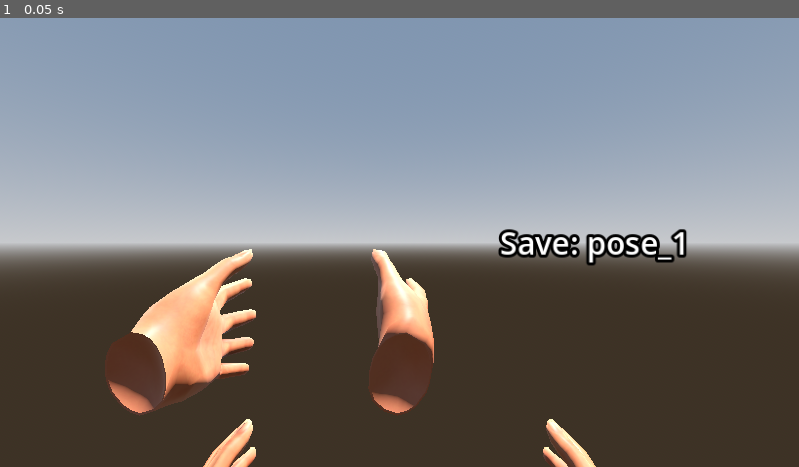
Above: before the commit, frame 1.
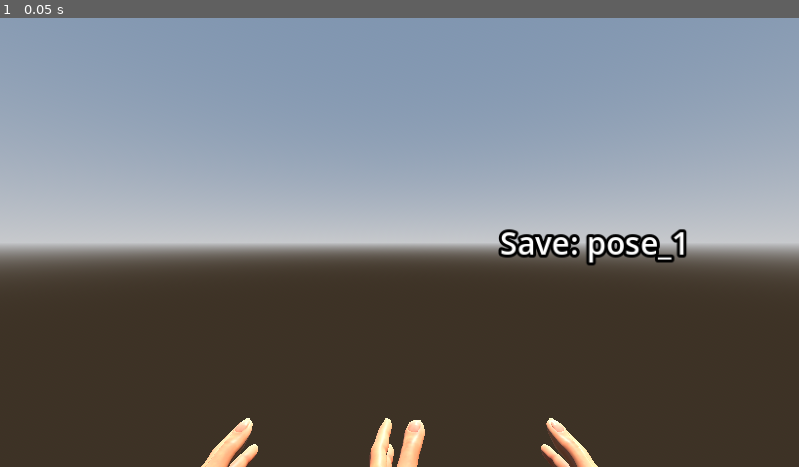
Above: after the commit, the same moment.

Repository: Malcolmnixon/HandPoseCapture
Game: Godot game, scene res://capture.tscn
The game is run twice, just before and just after one commit, with the same random seed, the same clock (stepped at 60 frames per second) and the same inputs.
Inputs:
- Up to frame 1 (0.05 s): no input

The runs differ from the first frame. In frame 1, 5.1% of the frame differs, in the area x 13-75%, y 51-100%.

Commit message:
Switched to improved hand models rigged closer to the OpenXR skeleton.

Diff:
--- /dev/null
+++ b/bone_render.gd
@@ -0,0 +1,28 @@
+extends Node
+
+
+# Called when the node enters the scene tree for the first time.
+func _ready():
+	_add_bones.call_deferred()
+
+func _add_bones() -> void:
+	var mesh_resource := CylinderMesh.new()
+	mesh_resource.rings = 1
+	mesh_resource.radial_segments = 4
+	mesh_resource.bottom_radius = 0.004
+	mesh_resource.top_radius = 0.002
+	mesh_resource.height = 0.02
+
+	var skeleton : Skeleton3D = get_parent()
+	var bones = skeleton.get_bone_count();
+	for b in bones:
+		var bone_name := skeleton.get_bone_name(b)
+		var attachment := BoneAttachment3D.new()
+		skeleton.add_child(attachment)
+		attachment.bone_name = bone_name
+
+		var mesh := MeshInstance3D.new()
+		mesh.mesh = mesh_resource
+		mesh.rotate_x(-PI/2)
+		mesh.position.z = -0.01
+		attachment.add_child(mesh)
--- /dev/null
+++ b/bone_render.tscn
@@ -0,0 +1,6 @@
+[gd_scene load_steps=2 format=3 uid="uid://cc4asixnwb1ir"]
+
+[ext_resource type="Script" path="res://bone_render.gd" id="1_4bj32"]
+
+[node name="BoneRender" type="Node"]
+script = ExtResource("1_4bj32")
--- a/capture.gd
+++ b/capture.gd
@@ -2,7 +2,7 @@
 
 
 @onready var _hand : Node3D = %LeftHand
-@onready var _skeleton : Skeleton3D = %LeftHand/LeftHandOpenXR/Skeleton3D
+@onready var _skeleton : Skeleton3D = %LeftHand/LeftHand/Skeleton3D
 @onready var _left_mirror : Node3D = %LeftMirrorHand
 @onready var _right_mirror : Node3D = %RightMirrorHand
 @onready var _left_player : AnimationPlayer = %LeftMirrorHand/AnimationPlayer
@@ -39,9 +39,9 @@
 
 func _process(delta : float) -> void:
 	# Update the mirror hands
-	_left_mirror.global_position = _hand.global_position + Vector3(0.0, 0.2, 0.0)
+	_left_mirror.global_position = _hand.global_position + Vector3(0.2, 0, 0.0)
 	_left_mirror.global_rotation = _hand.global_rotation
-	_right_mirror.global_position = _hand.global_position + Vector3(0.2, 0.2, 0.0)
+	_right_mirror.global_position = _hand.global_position + Vector3(0.4, 0.0, 0.0)
 	_right_mirror.global_rotation = _hand.global_rotation * Basis(Vector3.LEFT, PI)
 
 	# Copy the animation bones
--- a/capture.tscn
+++ b/capture.tscn
@@ -18,8 +18,8 @@
 ambient_light_color = Color(0.254902, 0.254902, 0.254902, 1)
 tonemap_mode = 2
 
-[sub_resource type="SphereShape3D" id="SphereShape3D_ld70x"]
-radius = 0.01
+[sub_resource type="SphereShape3D" id="SphereShape3D_0rcsk"]
+radius = 0.008
 
 [sub_resource type="BoxShape3D" id="BoxShape3D_gyky5"]
 size = Vector3(0.4, 0.1, 0.1)
@@ -41,43 +41,205 @@
 
 [node name="OpenXRHandLeft" type="OpenXRHand" parent="XROrigin3D"]
 transform = Transform3D(1, 0, 0, 0, 1, 0, 0, 0, 1, -0.2, 1.2, -0.3)
-hand_skeleton = NodePath("LeftHand/LeftHandOpenXR/Skeleton3D")
+hand_skeleton = NodePath("LeftHand/LeftHand/Skeleton3D")
 
 [node name="LeftHand" parent="XROrigin3D/OpenXRHandLeft" instance=ExtResource("1_1qkar")]
 unique_name_in_owner = true
+
+[node name="Skeleton3D" parent="XROrigin3D/OpenXRHandLeft/LeftHand/LeftHand" index="0"]
+bones/0/rotation = Quaternion(0.0839701, 0.0773095, 0.701722, 0.703248)
+bones/0/scale = Vector3(1, 1, 1)
+bones/3/rotation = Quaternion(-0.0104203, 0.00615695, 0.0212979, 0.9997)
+bones/4/scale = Vector3(1, 1, 1)
+bones/5/rotation = Quaternion(0.00160222, 0.0287769, 0.000214181, 0.999585)
+bones/5/scale = Vector3(1, 1, 1)
+bones/6/rotation = Quaternion(0.130749, -0.00369808, -0.0163225, 0.991274)
+bones/6/scale = Vector3(1, 1, 1)
+bones/7/rotation = Quaternion(-0.0674749, -0.0828272, 0.00931224, 0.994233)
+bones/7/scale = Vector3(1, 1, 1)
+bones/8/rotation = Quaternion(-0.164417, 0.000234538, 0.01357, 0.986298)
+bones/8/scale = Vector3(1, 1, 1)
+bones/9/rotation = Quaternion(-0.0714173, 0.00126853, 0.00485688, 0.997434)
+bones/9/scale = Vector3(1, 1, 1)
+bones/10/rotation = Quaternion(0.0189289, -0.00721003, -0.00016213, 0.999795)
+bones/11/rotation = Quaternion(0.113847, -0.00374325, -0.00218375, 0.993489)
+bones/11/scale = Vector3(1, 1, 1)
+bones/12/rotation = Quaternion(-0.0949667, 0.0709563, -0.00560957, 0.992933)
+bones/12/scale = Vector3(1, 1, 1)
+bones/13/rotation = Quaternion(-0.119912, -0.051773, -0.00703405, 0.991409)
+bones/13/scale = Vector3(1, 1, 1)
+bones/14/rotation = Quaternion(-0.0301896, 0.00969545, 0.00218391, 0.999495)
+bones/14/scale = Vector3(1, 1, 1)
+bones/15/rotation = Quaternion(0.0303941, 0.0229957, 0.000260552, 0.999273)
+bones/15/scale = Vector3(1, 1, 1)
+bones/16/rotation = Quaternion(0.0928977, 0.0132687, 0.0234353, 0.995311)
+bones/16/scale = Vector3(1, 1, 1)
+bones/17/rotation = Quaternion(-0.0521302, 0.10961, -0.00824514, 0.992573)
+bones/17/scale = Vector3(1, 1, 1)
+bones/18/rotation = Quaternion(-0.129236, -0.0132663, -0.0150673, 0.991411)
+bones/18/scale = Vector3(1, 1, 1)
+bones/19/rotation = Quaternion(-0.0540193, 0.0153477, -0.00351886, 0.998416)
+bones/20/rotation = Quaternion(0.0147574, -0.00522094, -0.00106962, 0.999877)
+bones/20/scale = Vector3(1, 1, 1)
+bones/21/rotation = Quaternion(0.0601629, 0.124765, 0.0870654, 0.986526)
+bones/21/scale = Vector3(1, 1, 1)
+bones/22/rotation = Quaternion(-0.053445, 0.0682277, -0.0120472, 0.996164)
+bones/22/scale = Vector3(1, 1, 1)
+bones/23/rotation = Quaternion(-0.141914, -0.00336661, -0.0268209, 0.98951)
+bones/23/scale = Vector3(1, 1, 1)
+bones/24/rotation = Quaternion(-0.077732, 0.00274803, -0.0102438, 0.996918)
+bones/24/scale = Vector3(1, 1, 1)
+bones/25/rotation = Quaternion(0.0263803, 0.00406559, -0.00200382, 0.999642)
 
 [node name="OpenXRHandRight" type="OpenXRHand" parent="XROrigin3D"]
 transform = Transform3D(1, 0, 0, 0, 1, 0, 0, 0, 1, 0.2, 1.2, -0.3)
 hand = 1
-hand_skeleton = NodePath("right_hand/RightHandOpenXR/Skeleton3D")
+hand_skeleton = NodePath("right_hand/RightHand/Skeleton3D")
 
 [node name="right_hand" parent="XROrigin3D/OpenXRHandRight" instance=ExtResource("3_jvb0t")]
 
-[node name="BoneAttachment3D" type="BoneAttachment3D" parent="XROrigin3D/OpenXRHandRight/right_hand/RightHandOpenXR/Skeleton3D" index="1"]
-transform = Transform3D(-0.0190381, 0.919474, 0.392689, -0.993227, 0.027632, -0.112853, -0.114616, -0.392178, 0.912721, 0.014773, 0.044943, -0.118613)
+[node name="Skeleton3D" parent="XROrigin3D/OpenXRHandRight/right_hand/RightHand" index="0"]
+bones/0/rotation = Quaternion(0.083841, -0.077446, -0.700941, 0.704028)
+bones/1/rotation = Quaternion(-0.114036, -0.00369352, -0.00227811, 0.993467)
+bones/2/rotation = Quaternion(0.063558, 0.311401, 0.506949, 0.801244)
+bones/3/rotation = Quaternion(-0.0095087, -0.00749192, -0.0173324, 0.999777)
+bones/3/scale = Vector3(1, 1, 1)
+bones/4/rotation = Quaternion(-0.0281105, -0.00593785, -0.00310056, 0.999582)
+bones/4/scale = Vector3(1, 1, 1)
+bones/5/rotation = Quaternion(0.00476138, -0.0284252, 0.0167085, 0.999445)
+bones/6/rotation = Quaternion(0.130757, 0.00346249, 0.018093, 0.991243)
+bones/6/scale = Vector3(1, 1, 1)
+bones/7/rotation = Quaternion(-0.0664397, 0.0836604, -0.000510876, 0.994277)
+bones/8/rotation = Quaternion(-0.164413, -0.00135897, -0.0412873, 0.985526)
+bones/9/rotation = Quaternion(-0.0712833, -0.00456275, -0.0160088, 0.997317)
+bones/10/rotation = Quaternion(0.0184897, 0.00827189, 0.000775053, 0.999795)
+bones/11/rotation = Quaternion(0.113852, 0.0036152, 0.00328713, 0.993486)
+bones/12/rotation = Quaternion(-0.0948665, -0.0710892, 0.00199858, 0.992946)
+bones/13/rotation = Quaternion(-0.119884, 0.0518355, 0.0125683, 0.991354)
+bones/14/rotation = Quaternion(-0.0302823, -0.00940321, 0.00139887, 0.999496)
+bones/14/scale = Vector3(1, 1, 1)
+bones/15/rotation = Quaternion(0.0300118, -0.0234926, 0.00293031, 0.999269)
+bones/15/scale = Vector3(1, 1, 1)
+bones/16/rotation = Quaternion(0.0929312, -0.0130127, -0.0261891, 0.995243)
+bones/16/scale = Vector3(1, 1, 1)
+bones/17/rotation = Quaternion(-0.0509011, -0.110185, 0.00262864, 0.992603)
+bones/18/rotation = Quaternion(-0.129077, 0.0147167, 0.0429024, 0.990597)
+bones/19/rotation = Quaternion(-0.0547822, -0.012349, 0.0193055, 0.998235)
+bones/19/scale = Vector3(1, 1, 1)
+bones/20/rotation = Quaternion(0.0150693, 0.00423738, -0.00391627, 0.99987)
+bones/21/rotation = Quaternion(0.0617277, -0.123994, -0.0995599, 0.985344)
+bones/21/scale = Vector3(1, 1, 1)
+bones/23/rotation = Quaternion(-0.141476, 0.0116083, 0.0721057, 0.987244)
+bones/23/scale = Vector3(1, 1, 1)
+bones/24/rotation = Quaternion(-0.0774515, 0.00713446, 0.0334278, 0.99641)
+bones/25/rotation = Quaternion(0.0255153, -0.00783815, -0.00331429, 0.999638)
+
+[node name="BoneAttachment3D" type="BoneAttachment3D" parent="XROrigin3D/OpenXRHandRight/right_hand/RightHand/Skeleton3D" index="1"]
+transform = Transform3D(-0.0468709, 0.949524, 0.310175, -0.986027, 0.00571127, -0.166484, -0.159852, -0.313644, 0.935989, 0.0173011, 0.0413053, -0.122494)
 bone_name = "Index_Tip_R"
-bone_idx = 9
-
-[node name="Area3D" type="Area3D" parent="XROrigin3D/OpenXRHandRight/right_hand/RightHandOpenXR/Skeleton3D/BoneAttachment3D"]
-
-[node name="CollisionShape3D" type="CollisionShape3D" parent="XROrigin3D/OpenXRHandRight/right_hand/RightHandOpenXR/Skeleton3D/BoneAttachment3D/Area3D"]
-shape = SubResource("SphereShape3D_ld70x")
+bone_idx = 10
+
+[node name="Area3D" type="Area3D" parent="XROrigin3D/OpenXRHandRight/right_hand/RightHand/Skeleton3D/BoneAttachment3D"]
+
+[node name="CollisionShape3D" type="CollisionShape3D" parent="XROrigin3D/OpenXRHandRight/right_hand/RightHand/Skeleton3D/BoneAttachment3D/Area3D"]
+shape = SubResource("SphereShape3D_0rcsk")
 
 [node name="LeftMirrorHand" type="Node3D" parent="."]
 unique_name_in_owner = true
 
 [node name="left_hand" parent="LeftMirrorHand" instance=ExtResource("1_1qkar")]
 
+[node name="Skeleton3D" parent="LeftMirrorHand/left_hand/LeftHand" index="0"]
+bones/0/rotation = Quaternion(0.0839701, 0.0773095, 0.701722, 0.703248)
+bones/0/scale = Vector3(1, 1, 1)
+bones/3/rotation = Quaternion(-0.0104203, 0.00615695, 0.0212979, 0.9997)
+bones/4/scale = Vector3(1, 1, 1)
+bones/5/rotation = Quaternion(0.00160222, 0.0287769, 0.000214181, 0.999585)
+bones/5/scale = Vector3(1, 1, 1)
+bones/6/rotation = Quaternion(0.130749, -0.00369808, -0.0163225, 0.991274)
+bones/6/scale = Vector3(1, 1, 1)
+bones/7/rotation = Quaternion(-0.0674749, -0.0828272, 0.00931224, 0.994233)
+bones/7/scale = Vector3(1, 1, 1)
+bones/8/rotation = Quaternion(-0.164417, 0.000234538, 0.01357, 0.986298)
+bones/8/scale = Vector3(1, 1, 1)
+bones/9/rotation = Quaternion(-0.0714173, 0.00126853, 0.00485688, 0.997434)
+bones/9/scale = Vector3(1, 1, 1)
+bones/10/rotation = Quaternion(0.0189289, -0.00721003, -0.00016213, 0.999795)
+bones/11/rotation = Quaternion(0.113847, -0.00374325, -0.00218375, 0.993489)
+bones/11/scale = Vector3(1, 1, 1)
+bones/12/rotation = Quaternion(-0.0949667, 0.0709563, -0.00560957, 0.992933)
+bones/12/scale = Vector3(1, 1, 1)
+bones/13/rotation = Quaternion(-0.119912, -0.051773, -0.00703405, 0.991409)
+bones/13/scale = Vector3(1, 1, 1)
+bones/14/rotation = Quaternion(-0.0301896, 0.00969545, 0.00218391, 0.999495)
+bones/14/scale = Vector3(1, 1, 1)
+bones/15/rotation = Quaternion(0.0303941, 0.0229957, 0.000260552, 0.999273)
+bones/15/scale = Vector3(1, 1, 1)
+bones/16/rotation = Quaternion(0.0928977, 0.0132687, 0.0234353, 0.995311)
+bones/16/scale = Vector3(1, 1, 1)
+bones/17/rotation = Quaternion(-0.0521302, 0.10961, -0.00824514, 0.992573)
+bones/17/scale = Vector3(1, 1, 1)
+bones/18/rotation = Quaternion(-0.129236, -0.0132663, -0.0150673, 0.991411)
+bones/18/scale = Vector3(1, 1, 1)
+bones/19/rotation = Quaternion(-0.0540193, 0.0153477, -0.00351886, 0.998416)
+bones/20/rotation = Quaternion(0.0147574, -0.00522094, -0.00106962, 0.999877)
+bones/20/scale = Vector3(1, 1, 1)
+bones/21/rotation = Quaternion(0.0601629, 0.124765, 0.0870654, 0.986526)
+bones/21/scale = Vector3(1, 1, 1)
+bones/22/rotation = Quaternion(-0.053445, 0.0682277, -0.0120472, 0.996164)
+bones/22/scale = Vector3(1, 1, 1)
+bones/23/rotation = Quaternion(-0.141914, -0.00336661, -0.0268209, 0.98951)
+bones/23/scale = Vector3(1, 1, 1)
+bones/24/rotation = Quaternion(-0.077732, 0.00274803, -0.0102438, 0.996918)
+bones/24/scale = Vector3(1, 1, 1)
+bones/25/rotation = Quaternion(0.0263803, 0.00406559, -0.00200382, 0.999642)
+
 [node name="AnimationPlayer" type="AnimationPlayer" parent="LeftMirrorHand"]
-root_node = NodePath("../left_hand/LeftHandOpenXR/Skeleton3D")
+root_node = NodePath("../left_hand/LeftHand/Skeleton3D")
 
 [node name="RightMirrorHand" type="Node3D" parent="."]
 unique_name_in_owner = true
 
 [node name="right_hand" parent="RightMirrorHand" instance=ExtResource("3_jvb0t")]
 
+[node name="Skeleton3D" parent="RightMirrorHand/right_hand/RightHand" index="0"]
+bones/0/rotation = Quaternion(0.083841, -0.077446, -0.700941, 0.704028)
+bones/1/rotation = Quaternion(-0.114036, -0.00369352, -0.00227811, 0.993467)
+bones/2/rotation = Quaternion(0.063558, 0.311401, 0.506949, 0.801244)
+bones/3/rotation = Quaternion(-0.0095087, -0.00749192, -0.0173324, 0.999777)
+bones/3/scale = Vector3(1, 1, 1)
+bones/4/rotation = Quaternion(-0.0281105, -0.00593785, -0.00310056, 0.999582)
+bones/4/scale = Vector3(1, 1, 1)
+bones/5/rotation = Quaternion(0.00476138, -0.0284252, 0.0167085, 0.999445)
+bones/6/rotation = Quaternion(0.130757, 0.00346249, 0.018093, 0.991243)
+bones/6/scale = Vector3(1, 1, 1)
+bones/7/rotation = Quaternion(-0.0664397, 0.0836604, -0.000510876, 0.994277)
+bones/8/rotation = Quaternion(-0.164413, -0.00135897, -0.0412873, 0.985526)
+bones/9/rotation = Quaternion(-0.0712833, -0.00456275, -0.0160088, 0.997317)
+bones/10/rotation = Quaternion(0.0184897, 0.00827189, 0.000775053, 0.999795)
+bones/11/rotation = Quaternion(0.113852, 0.0036152, 0.00328713, 0.993486)
+bones/12/rotation = Quaternion(-0.0948665, -0.0710892, 0.00199858, 0.992946)
+bones/13/rotation = Quaternion(-0.119884, 0.0518355, 0.0125683, 0.991354)
+bones/14/rotation = Quaternion(-0.0302823, -0.00940321, 0.00139887, 0.999496)
+bones/14/scale = Vector3(1, 1, 1)
+bones/15/rotation = Quaternion(0.0300118, -0.0234926, 0.00293031, 0.999269)
+bones/15/scale = Vector3(1, 1, 1)
+bones/16/rotation = Quaternion(0.0929312, -0.0130127, -0.0261891, 0.995243)
+bones/16/scale = Vector3(1, 1, 1)
+bones/17/rotation = Quaternion(-0.0509011, -0.110185, 0.00262864, 0.992603)
+bones/18/rotation = Quaternion(-0.129077, 0.0147167, 0.0429024, 0.990597)
+bones/19/rotation = Quaternion(-0.0547822, -0.012349, 0.0193055, 0.998235)
+bones/19/scale = Vector3(1, 1, 1)
+bones/20/rotation = Quaternion(0.0150693, 0.00423738, -0.00391627, 0.99987)
+bones/21/rotation = Quaternion(0.0617277, -0.123994, -0.0995599, 0.985344)
+bones/21/scale = Vector3(1, 1, 1)
+bones/23/rotation = Quaternion(-0.141476, 0.0116083, 0.0721057, 0.987244)
+bones/23/scale = Vector3(1, 1, 1)
+bones/24/rotation = Quaternion(-0.0774515, 0.00713446, 0.0334278, 0.99641)
+bones/25/rotation = Quaternion(0.0255153, -0.00783815, -0.00331429, 0.999638)
+
 [node name="AnimationPlayer" type="AnimationPlayer" parent="RightMirrorHand"]
-root_node = NodePath("../right_hand/RightHandOpenXR/Skeleton3D")
+root_node = NodePath("../right_hand/RightHand/Skeleton3D")
 
 [node name="SaveArea" type="Area3D" parent="."]
 transform = Transform3D(1, 0, 0, 0, 1, 0, 0, 0, 1, 0.4, 1.5, -0.6)
Binary file changed: assets/hands/gltf/hand.png
Binary file changed: assets/hands/gltf/left_hand.bin
Not shown, changed: assets/hands/gltf/left_hand.gltf
Binary file changed: assets/hands/gltf/right_hand.bin
Not shown, changed: assets/hands/gltf/right_hand.gltf
Not shown, removed: assets/hands/blend/demo.blend
Not shown, added: assets/hands/blend/left_hand.blend
Not shown, added: assets/hands/blend/left_humanoid.blend
Not shown, added: assets/hands/blend/right_hand.blend
Not shown, added: assets/hands/blend/right_humanoid.blend
